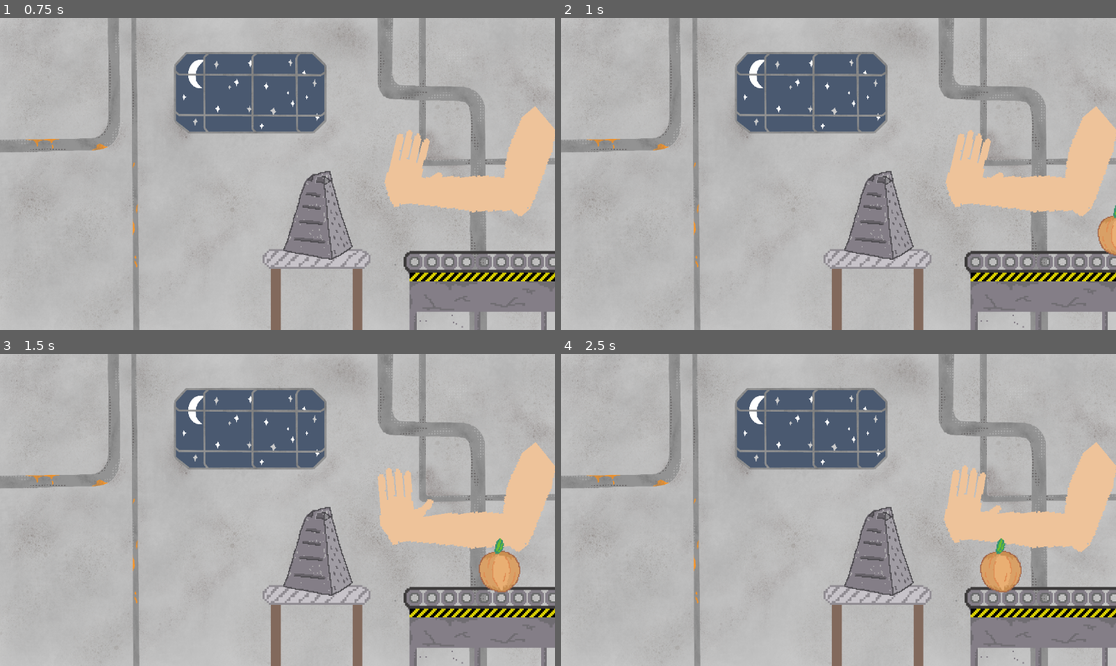
Above: before the commit, frames 1-4 (two rows, left to right).
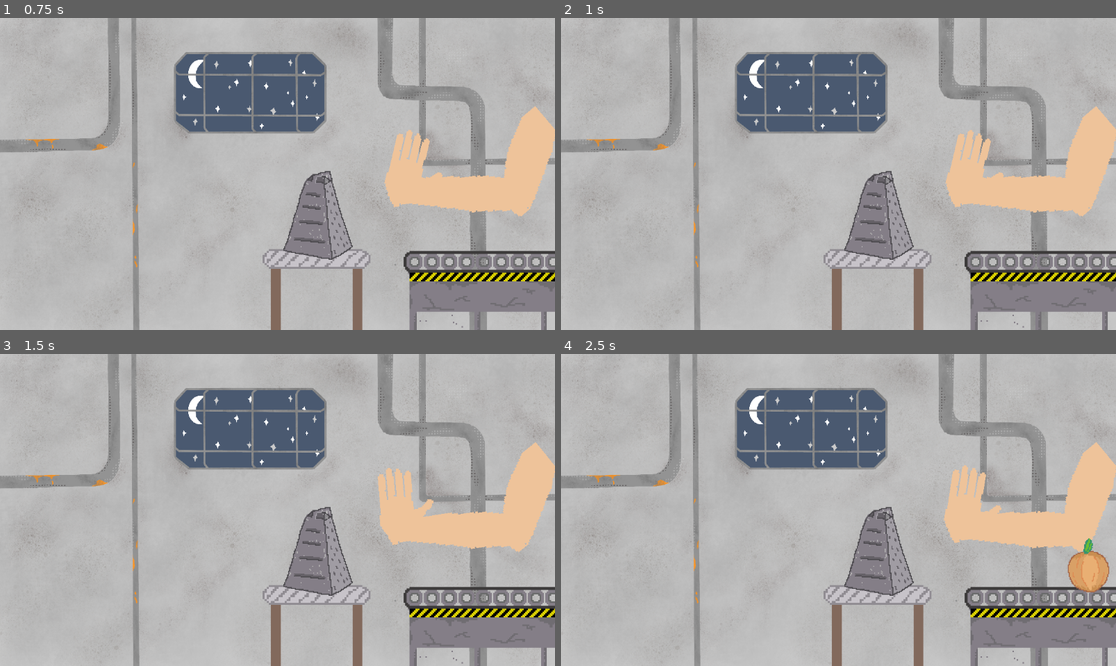
Above: after the commit, the same moments.

Repository: PeaceMonster/EpicWe-Gamejam2024
Game: Godot game, scene res://scenes/main.tscn
The game is run twice, just before and just after one commit, with the same random seed, the same clock (stepped at 60 frames per second) and the same inputs.
Inputs (mouse positions are in pixels of both pictures, inside the frame that each line leads up to):
- Up to frame 1 (0.75 s): move the mouse to (305, 174) at 0.52 s
- Up to frame 2 (1 s): no input
- Up to frame 3 (1.5 s): move the mouse to (249, 510) at 1.27 s
- Up to frame 4 (2.5 s): move the mouse to (849, 503) at 2.02 s

Frame 1 is identical in both runs. In frame 2, 0.4% of the frame differs, in the area x 96-100%, y 59-77%; in frame 3, 0.8%; in frame 4, 1.7%, in the area x 75-99%, y 59-77%.

Commit message:
Soundfx Conveyor

Diff:
--- a/scenes/ConveyorBelt/conveyor_belt.tscn
+++ b/scenes/ConveyorBelt/conveyor_belt.tscn
@@ -13,3 +13,5 @@
 
 [node name="SubjectSpawner" parent="." instance=ExtResource("1_77o67")]
 position = Vector2(311, -111)
+
+[editable path="SubjectSpawner"]
--- a/scenes/SubjectSpawner/subject_spawner.tscn
+++ b/scenes/SubjectSpawner/subject_spawner.tscn
@@ -8,6 +8,7 @@
 [ext_resource type="PackedScene" uid="uid://cobr0rixlp10j" path="res://scenes/Fruit/fish.tscn" id="6_7vefs"]
 [ext_resource type="PackedScene" uid="uid://8fqgluqgr5i8" path="res://scenes/Fruit/beer.tscn" id="7_hkmvy"]
 [ext_resource type="PackedScene" uid="uid://2kym6jgtl4o0" path="res://scenes/Fruit/puppy.tscn" id="8_582u0"]
+[ext_resource type="AudioStream" uid="uid://dri51l0wwc4sn" path="res://Sounds/conveyor_no_fade.wav" id="9_rjnjj"]
 
 [sub_resource type="Animation" id="Animation_haq7x"]
 length = 0.001
@@ -23,6 +24,30 @@
 "update": 0,
 "values": [Vector2(826.485, 445)]
 }
+tracks/1/type = "value"
+tracks/1/imported = false
+tracks/1/enabled = true
+tracks/1/path = NodePath("../AudioStreamPlayer:playing")
+tracks/1/interp = 1
+tracks/1/loop_wrap = true
+tracks/1/keys = {
+"times": PackedFloat32Array(0),
+"transitions": PackedFloat32Array(1),
+"update": 1,
+"values": [false]
+}
+tracks/2/type = "value"
+tracks/2/imported = false
+tracks/2/enabled = true
+tracks/2/path = NodePath("../AudioStreamPlayer:volume_db")
+tracks/2/interp = 1
+tracks/2/loop_wrap = true
+tracks/2/keys = {
+"times": PackedFloat32Array(0),
+"transitions": PackedFloat32Array(1),
+"update": 0,
+"values": [0.0]
+}
 
 [sub_resource type="Animation" id="Animation_ocxsb"]
 resource_name = "new_spawn"
@@ -37,6 +62,30 @@
 "transitions": PackedFloat32Array(1, 1, 1),
 "update": 0,
 "values": [Vector2(0, 0), Vector2(0, 0), Vector2(-480, 0)]
+}
+tracks/1/type = "value"
+tracks/1/imported = false
+tracks/1/enabled = true
+tracks/1/path = NodePath("../AudioStreamPlayer:volume_db")
+tracks/1/interp = 1
+tracks/1/loop_wrap = true
+tracks/1/keys = {
+"times": PackedFloat32Array(0, 0.0333333, 0.8, 1),
+"transitions": PackedFloat32Array(1, 0.15932, 1, 0.116629),
+"update": 0,
+"values": [-80.0, 0.0, 0.0, -80.0]
+}
+tracks/2/type = "value"
+tracks/2/imported = false
+tracks/2/enabled = true
+tracks/2/path = NodePath("../AudioStreamPlayer:playing")
+tracks/2/interp = 1
+tracks/2/loop_wrap = true
+tracks/2/keys = {
+"times": PackedFloat32Array(0, 1),
+"transitions": PackedFloat32Array(1, 1),
+"update": 1,
+"values": [true, false]
 }
 
 [sub_resource type="AnimationLibrary" id="AnimationLibrary_o1dwt"]
@@ -57,4 +106,7 @@
 libraries = {
 "": SubResource("AnimationLibrary_o1dwt")
 }
-speed_scale = 0.5
+speed_scale = 0.25
+
+[node name="AudioStreamPlayer" type="AudioStreamPlayer" parent="."]
+stream = ExtResource("9_rjnjj")
Not shown: 1 places in scenes/SubjectSpawner/subject_spawner.tscn that only renumber resources
